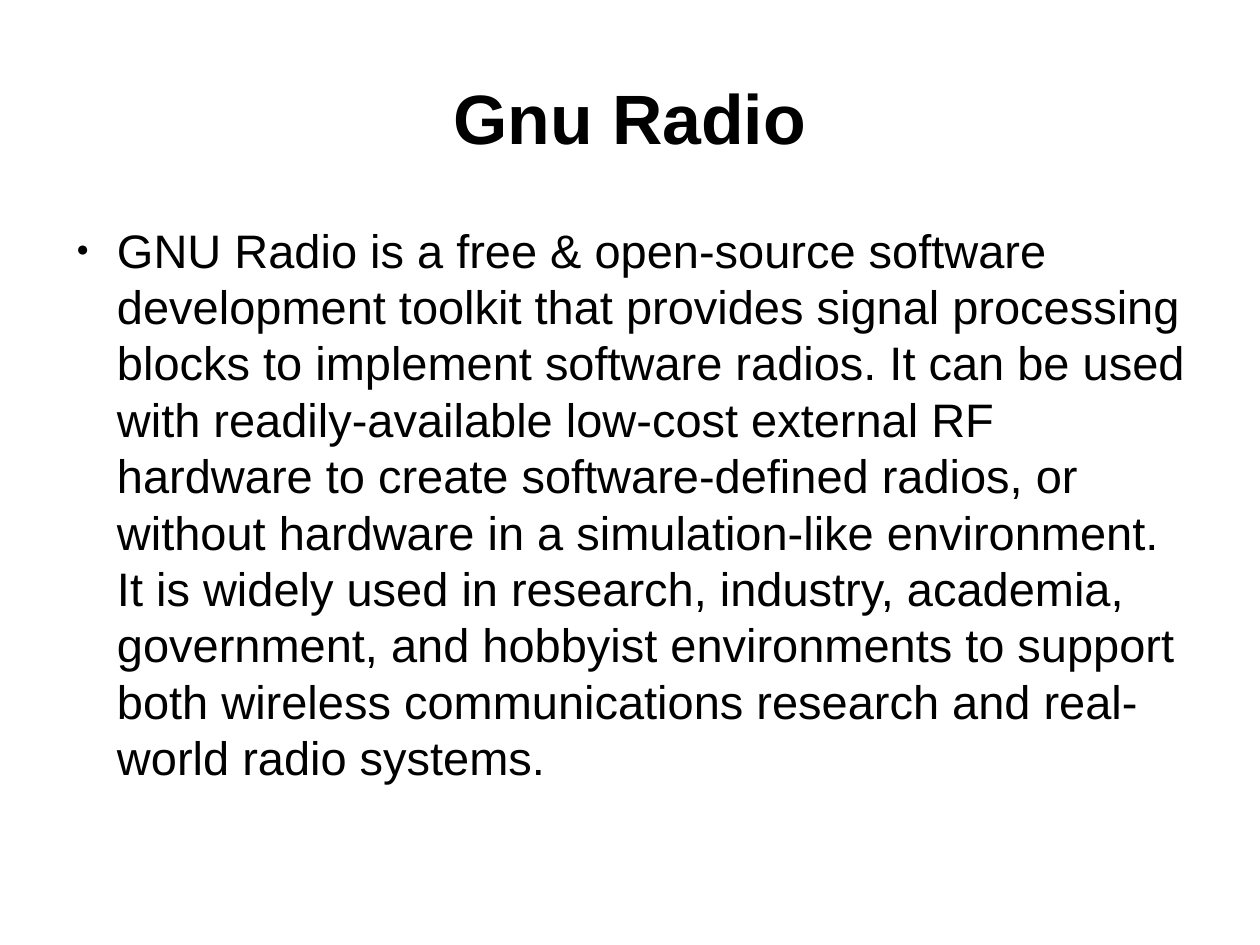
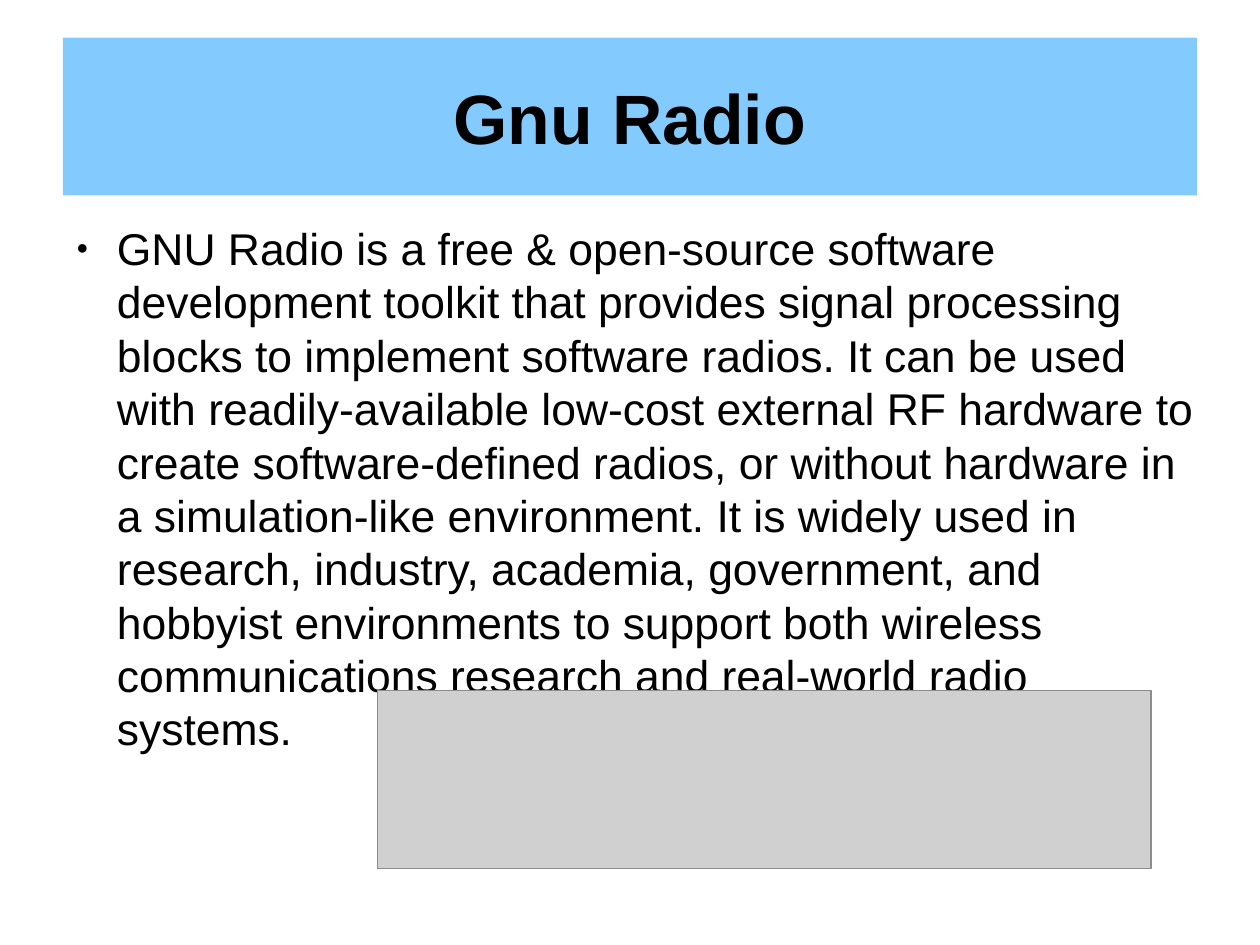
Before and after one commit to ookk2011/GrGsm-Gui, a slide deck: slide 3 of Präsentation Projektarbeit.odp (slide 2 before the commit). Drawn at 1260x945 pixels with LibreOffice and Linux fonts; fonts in the diff are those of the drawing; grey boxes stand for pictures. Boxes give left, top, right and bottom in pixels: in the first picture for what was removed or moved away, otherwise in the second. Text is boxed around its words. In the diff, an @@ line names an element or a change of style, - is before the commit and + after.

```diff
--- a/Präsentation Projektarbeit.odp
+++ b/Präsentation Projektarbeit.odp
@@ title "Gnu Radio": place and size @@
-title "Gnu Radio" at bbox=[453, 93, 806, 145]
+title "Gnu Radio" at bbox=[63, 38, 1197, 196]
@@ title "Gnu Radio" at bbox=[63, 38, 1197, 196]: fill none to #83CAFF @@
@@ text "GNU Radio is a free ..." at bbox=[117, 232, 1193, 755]: size 29.6 to 28 pt @@
@@ picture added at bbox=[377, 691, 1151, 869] @@
```
Also in this commit, not shown: 5 other slides changed, 2 slides added, 1 slide removed.
